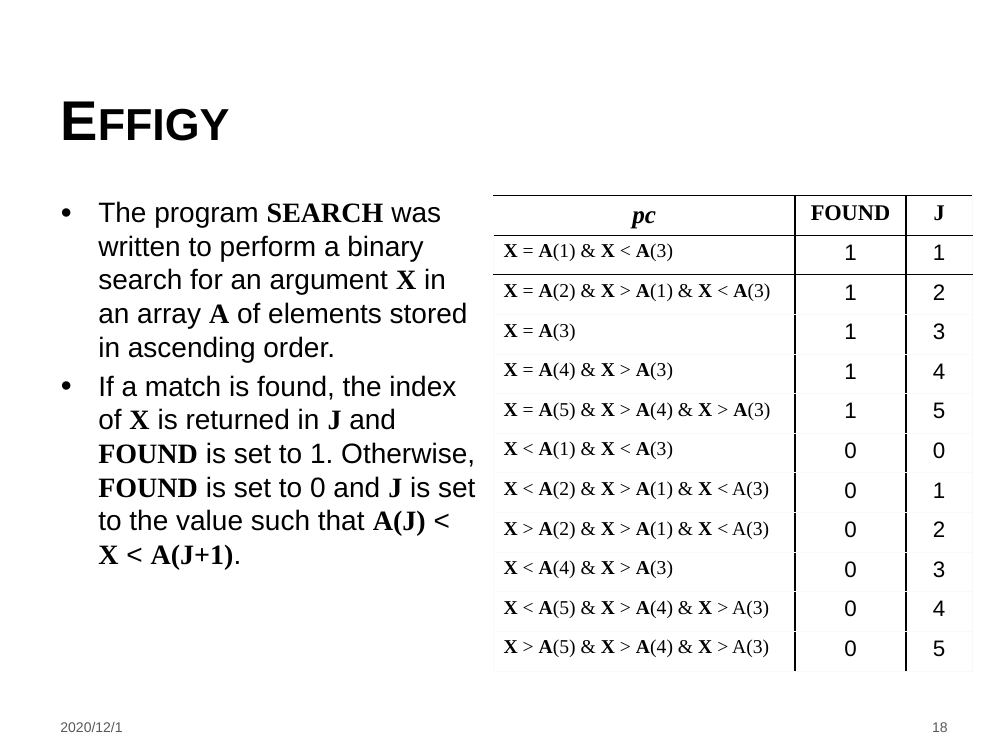
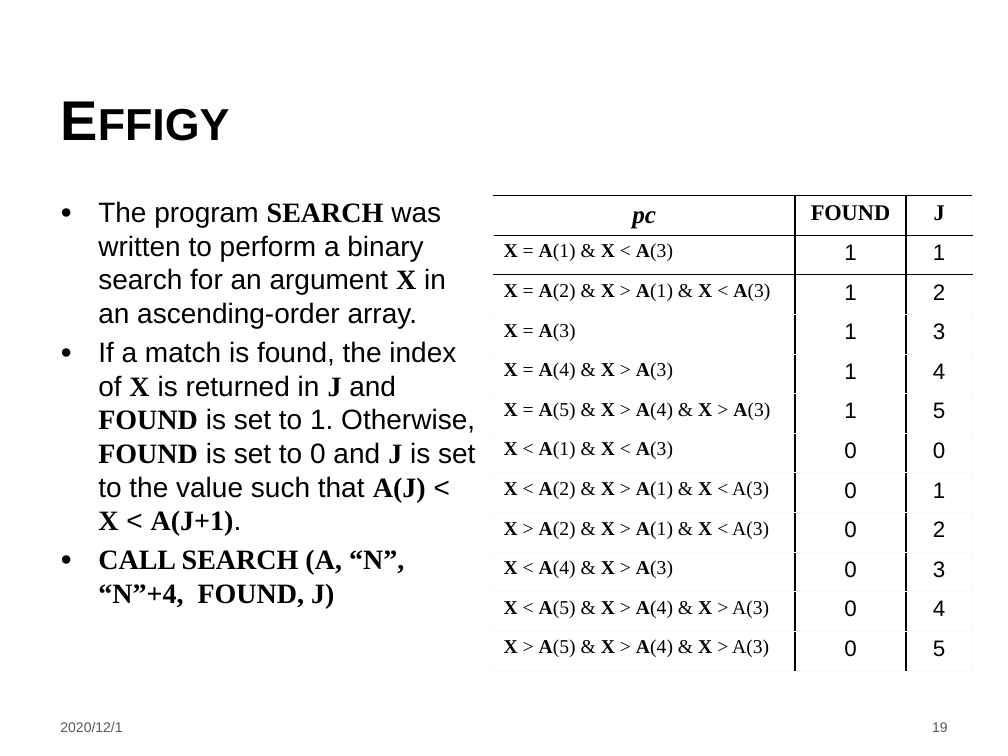
Before and after one commit to LintianShi/Research-Proposal, a slide deck: slide 19 of Symbolic_execution.pptx (slide 18 before the commit). Drawn at 1008x756 pixels with LibreOffice and Linux fonts; fonts in the diff are those of the drawing; background and template pictures are left out. Boxes give left, top, right and bottom in pixels: in the first picture for what was removed or moved away, otherwise in the second. Text is boxed around its words. In the diff, an @@ line names an element or a change of style, - is before the commit and + after.

```diff
--- a/Symbolic_execution.pptx
+++ b/Symbolic_execution.pptx
@@ text at (x1=98, y1=201, x2=446, y2=328): text changed @@
-● The program SEARCH was written to perform a binary search for an argument X in an array A of elements stored in ascending order.
+● The program SEARCH was written to perform a binary search for an argument X in an ascending-order array.
@@ text at (x1=98, y1=549, x2=404, y2=609): paragraph added @@
+● CALL SEARCH (A, “N”, “N”+4, FOUND, J)
```
Also in this commit, not shown: 1 other slide changed.
